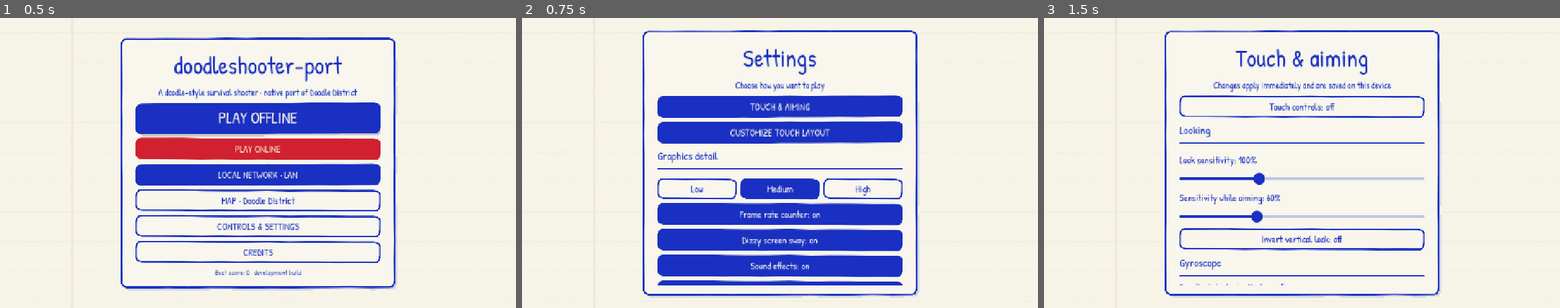
Above: before the commit, frames 1-3 (left to right).
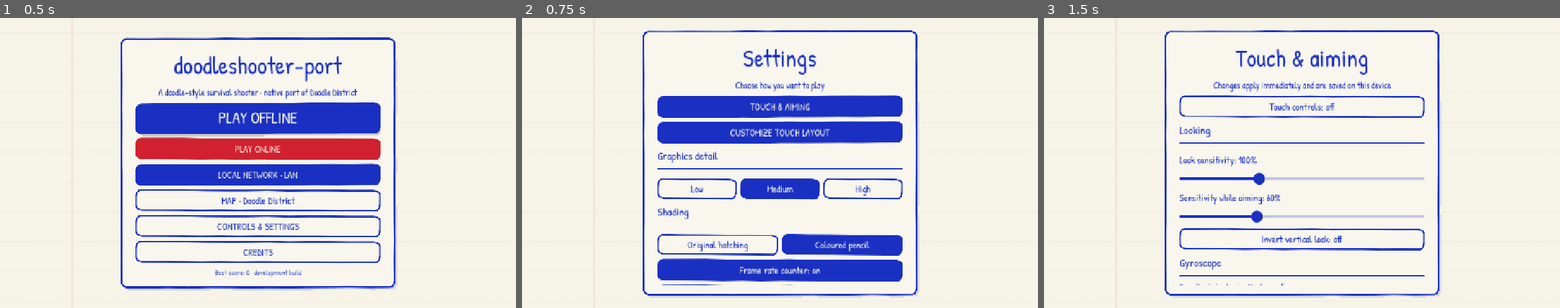
Above: after the commit, the same moments.

Repository: albertolicea00/doodleshooter-port
Game: Godot game, scene res://scenes/main.tscn
Same seed, same stepped clock (60 frames per second), same inputs: the game is played once before the commit and once after it.
Inputs:
- Up to frame 1 (0.5 s): no input
- Up to frame 2 (0.75 s): click "CONTROLS & SETTINGS" at 0.5 s
- Up to frame 3 (1.5 s): click "TOUCH & AIMING" at 1.25 s

Frame 1 is identical in both runs. In frame 2, 9.1% of the frame differs, in the area x 26-74%, y 63-93%; in frame 3, nothing differs.

Commit message:
feat(graphics): add coloured-pencil shading as the default style
Shaded faces get a soft wash of the ink colour under broken strokes that lean one way, instead of a crossed grid. Settings → Shading switches back to the original hatching. Map previews are re-rendered in the new style.

Diff:
--- a/native/scripts/game.gd
+++ b/native/scripts/game.gd
@@ -50,6 +50,8 @@
 var daze = 0.0
 var feel_overlay: ColorRect
 var screen_effects = true
+# 0: the original's crossed hatching, 1: the port's coloured-pencil shading.
+var shading = 1
 var enemy_smoke = 20.0
 # Survival tuning chosen in the offline menu; Normal matches the original numbers.
 var difficulty = 1
@@ -213,6 +215,8 @@
 	apply_quality(int(preferences.get_value("video", "quality", 1)))
 	show_fps = preferences.get_value("video", "fps", true)
 	screen_effects = preferences.get_value("video", "screen_effects", true)
+	shading = clampi(int(preferences.get_value("video", "shading", 1)), 0, 1)
+	ReferenceAssets.set_style(float(shading))
 	difficulty = clampi(int(preferences.get_value("survival", "difficulty", 1)), 0, 2)
 	wave_size = clampi(int(preferences.get_value("survival", "wave_size", 0)), 0, 2)
 	hurt_overlay = ColorRect.new()
@@ -460,6 +464,8 @@
 	_button("CUSTOMIZE TOUCH LAYOUT", show_layout_editor)
 	_credit_section("Graphics detail", "")
 	_choices(["Low", "Medium", "High"], quality, func(index): apply_quality(index); save_settings())
+	_credit_section("Shading", "")
+	_choices(["Original hatching", "Coloured pencil"], shading, func(index): shading = index; ReferenceAssets.set_style(float(index)); save_settings())
 	_toggle("Frame rate counter", show_fps, func(value): show_fps = value; save_settings())
 	_toggle("Dizzy screen sway", screen_effects, func(value): screen_effects = value; save_settings())
 	_toggle("Sound effects", sound.enabled, func(value): sound.enabled = value; save_settings())
@@ -1518,6 +1524,7 @@
 	preferences.set_value("video", "quality", quality)
 	preferences.set_value("video", "fps", show_fps)
 	preferences.set_value("video", "screen_effects", screen_effects)
+	preferences.set_value("video", "shading", shading)
 	preferences.set_value("survival", "difficulty", difficulty)
 	preferences.set_value("survival", "wave_size", wave_size)
 	preferences.save(save_path)
@@ -1569,6 +1576,8 @@
 	for info in MAPS:
 		if "--map=" + info.key in OS.get_cmdline_user_args():
 			map_key = info.key
+	if "--hatch" in OS.get_cmdline_user_args():
+		ReferenceAssets.set_style(0.0)
 	await start_game(1)
 	# Square overview used for the map cards: run with --resolution 720x720.
 	if "--preview" in OS.get_cmdline_user_args():
--- a/native/scripts/reference_assets.gd
+++ b/native/scripts/reference_assets.gd
@@ -7,6 +7,8 @@
 static var materials: Dictionary = {}
 static var models: Dictionary = {}
 static var detail = 1.0
+# 0: the original's crossed hatching, 1: the port's coloured-pencil shading.
+static var style = 1.0
 
 static func read_json(file: String) -> Variant:
 	return JSON.parse_string(FileAccess.get_file_as_string("res://data/" + file + ".json"))
@@ -24,6 +26,7 @@
 		mat.set_shader_parameter("shade_scale", float(shade[0]))
 		mat.set_shader_parameter("shade_bias", float(shade[1]))
 		mat.set_shader_parameter("detail", detail)
+		mat.set_shader_parameter("style", style)
 		materials[key] = mat
 	return materials[key]
 
@@ -71,6 +74,11 @@
 	for mat in materials.values():
 		mat.set_shader_parameter("detail", level)
 
+static func set_style(value: float) -> void:
+	style = value
+	for mat in materials.values():
+		mat.set_shader_parameter("style", value)
+
 static func dispose() -> void:
 	for node in models.values():
 		node.free()
--- a/native/shaders/ink.gdshader
+++ b/native/shaders/ink.gdshader
@@ -11,6 +11,10 @@
 uniform float shade_bias = 0.0;
 // 0: straight strokes, 1 and above: hand-drawn waver fixed to the surface.
 uniform float detail = 1.0;
+// 0: the original's crossed hatching. 1 (port addition): coloured-pencil
+// shading, a soft wash of the ink colour under broken strokes that all lean
+// the same way, so shaded faces no longer read as a grid.
+uniform float style = 1.0;
 varying vec3 world_position;
 varying vec3 world_normal;
 float hash21(vec2 p) {
@@ -29,6 +33,15 @@
     float f = abs(fract(t / spacing) - 0.5) * spacing;
     float soft = width * 0.6;
     return 1.0 - smoothstep(width * 0.5 - soft, width * 0.5 + soft, f);
+}
+// One layer of pencil strokes: every line has its own gaps and pressure.
+float strokes(vec2 p, vec2 dir, float spacing, float width) {
+    float across = dot(p, vec2(-dir.y, dir.x)) / spacing;
+    float along = dot(p, dir) / spacing;
+    float row = floor(across);
+    float lifted = smoothstep(0.2, 0.42, vnoise(vec2(along * 0.3 + row * 1.7, row * 3.17)));
+    float pressure = 0.62 + 0.38 * vnoise(vec2(along * 1.1, row * 5.3));
+    return stripes(p, dir, spacing, width) * lifted * pressure;
 }
 void vertex() {
     world_position = (MODEL_MATRIX * vec4(VERTEX, 1.0)).xyz;
@@ -63,13 +76,26 @@
                 hp += (vnoise(hp * (2.5 / sp)) - 0.5) * sp * 0.4;
             }
         }
-        float h1 = stripes(hp, vec2(0.7071, 0.7071), sp, w);
-        float h2 = stripes(hp, vec2(-0.7071, 0.7071), sp * 1.15, w);
-        float h3 = stripes(hp, vec2(0.2588, 0.9659), sp * 0.7, w);
-        hatch = h1 * smoothstep(0.64, 0.5, shade);
-        hatch = max(hatch, h2 * smoothstep(0.42, 0.32, shade));
-        hatch = max(hatch, h3 * smoothstep(0.24, 0.14, shade));
-        hatch = max(hatch, smoothstep(0.12, 0.0, shade) * 0.9);
+        if (style > 0.5) {
+            float h1 = strokes(hp, vec2(0.7071, 0.7071), sp, w * 1.5);
+            float h2 = strokes(hp + vec2(3.7 * sp), vec2(0.8660, 0.5), sp * 0.8, w * 1.5);
+            float h3 = strokes(hp + vec2(9.1 * sp), vec2(0.5, 0.8660), sp * 0.62, w * 1.5);
+            hatch = h1 * smoothstep(0.7, 0.52, shade);
+            hatch = max(hatch, h2 * smoothstep(0.46, 0.32, shade));
+            hatch = max(hatch, h3 * smoothstep(0.26, 0.12, shade));
+            // Lit faces stay clean paper; the wash deepens as a face turns from the light.
+            float grain = 0.72 + 0.56 * vnoise(hp * (0.9 / sp));
+            float wash = 0.34 * smoothstep(0.86, 0.15, shade) * grain;
+            hatch = wash + hatch * (1.0 - wash);
+        } else {
+            float h1 = stripes(hp, vec2(0.7071, 0.7071), sp, w);
+            float h2 = stripes(hp, vec2(-0.7071, 0.7071), sp * 1.15, w);
+            float h3 = stripes(hp, vec2(0.2588, 0.9659), sp * 0.7, w);
+            hatch = h1 * smoothstep(0.64, 0.5, shade);
+            hatch = max(hatch, h2 * smoothstep(0.42, 0.32, shade));
+            hatch = max(hatch, h3 * smoothstep(0.24, 0.14, shade));
+            hatch = max(hatch, smoothstep(0.12, 0.0, shade) * 0.9);
+        }
     }
     float fade = mix(1.0, 0.28, smoothstep(14.0, 110.0, d));
     ALBEDO = mix(paper, ink.rgb, hatch * 0.72 * fade);
Binary file changed: native/assets/previews/castle.png
Binary file changed: native/assets/previews/district.png
Binary file changed: native/assets/previews/forest.png
Binary file changed: native/assets/previews/harbor.png
Binary file changed: native/assets/previews/mexico.png
Binary file changed: native/assets/previews/military.png
Binary file changed: native/assets/previews/pyramid.png
Binary file changed: native/assets/previews/school.png
Binary file changed: native/assets/previews/station.png
